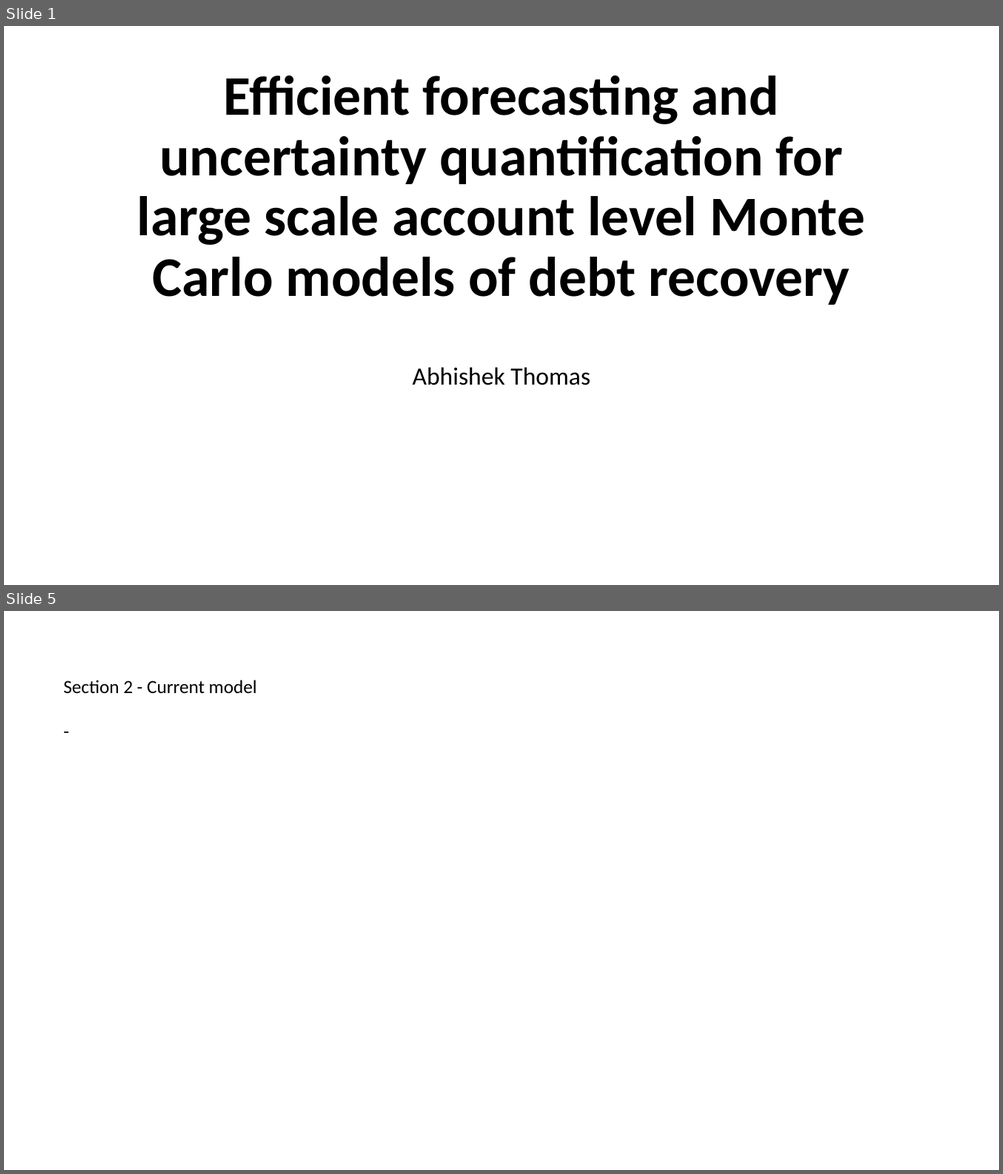
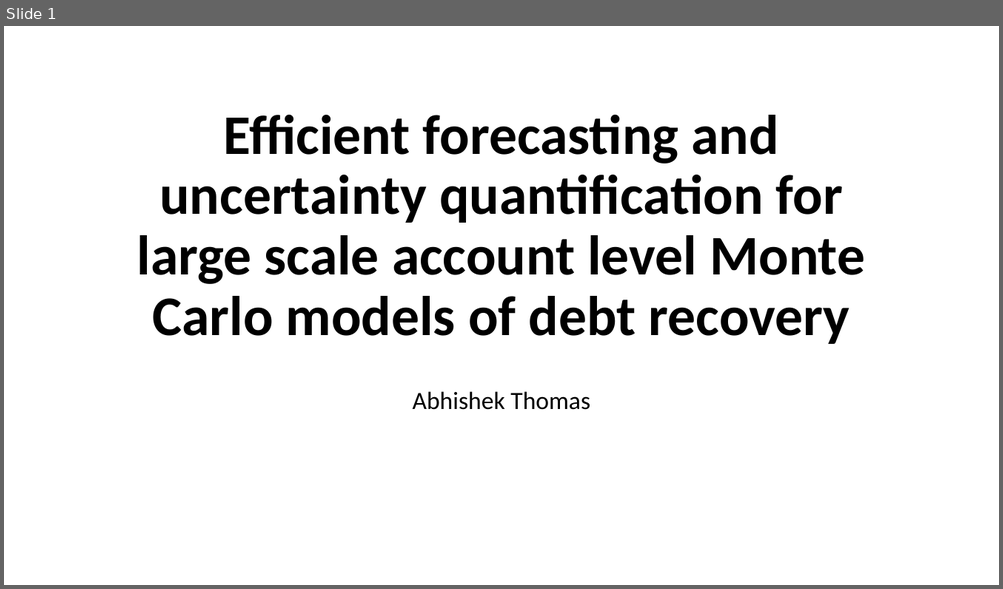
Before and after one commit to dcrey7/Interview-hackathons-assignment, a slide deck: Efficient forecasting and uncertainty quantification for large scale.pptx. Shown one above the other, each under a label of ours: slides 1 and 5 before the commit, slide 1 after it; the slides between them are not shown. The pictures are 1003x1174 and 1003x589 pixels, drawn with LibreOffice and Linux fonts; fonts in the diff are those of the drawing. Boxes give left, top, right and bottom in pixels: in the first picture for what was removed or moved away, otherwise in the second. Text is boxed around its words. In the diff, an @@ line names an element or a change of style, - is before the commit and + after.

```diff
--- a/Efficient forecasting and uncertainty quantification for large scale.pptx
+++ b/Efficient forecasting and uncertainty quantification for large scale.pptx
@@ slide 5 removed at [4,611,999,1170], background #FFFFFF @@
@@ text removed at [63,680,257,693] @@
-Section 2 - Current model
--
@@ slide 1 changed as well @@
@@ title "Efficient forecasting and uncertainty quantification ...": place and size @@
-title "Efficient forecasting and uncertainty quantification ..." at [137,76,865,305]
+title "Efficient forecasting and uncertainty quantification ..." at [137,115,865,344]
@@ subtitle "Abhishek Thomas": place and size @@
-subtitle "Abhishek Thomas" at [412,367,590,386]
+subtitle "Abhishek Thomas" at [412,392,590,410]
```
Also in this commit, not shown: 1 other slide changed, 12 slides added, 2 other slides removed.
